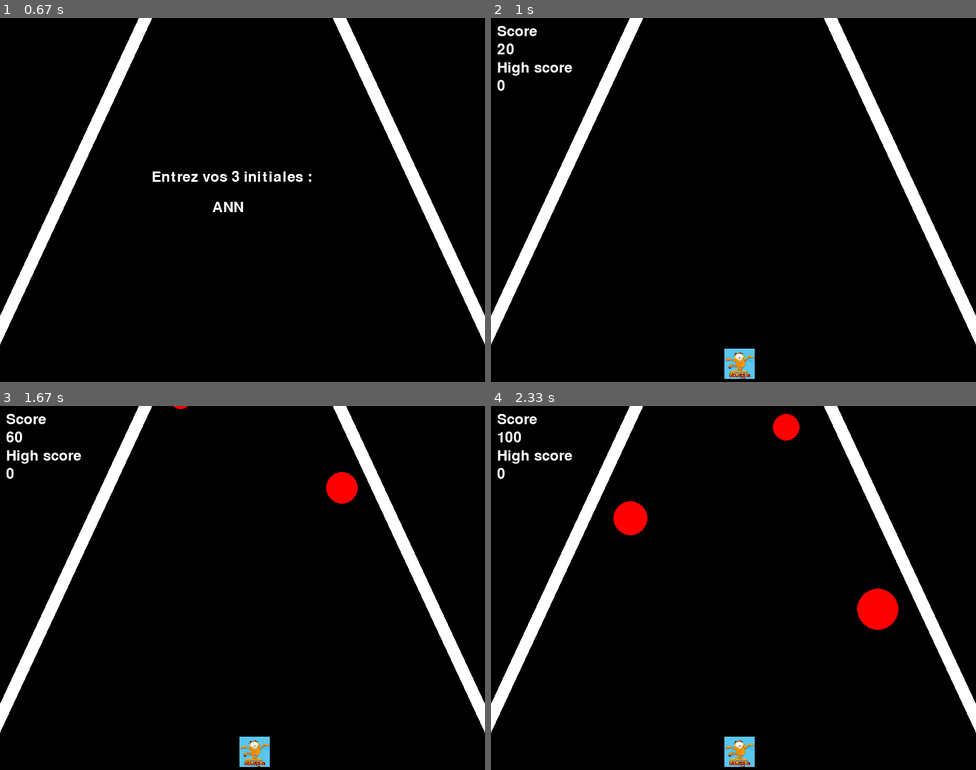
Above: before the commit, frames 1-4 (two rows, left to right).
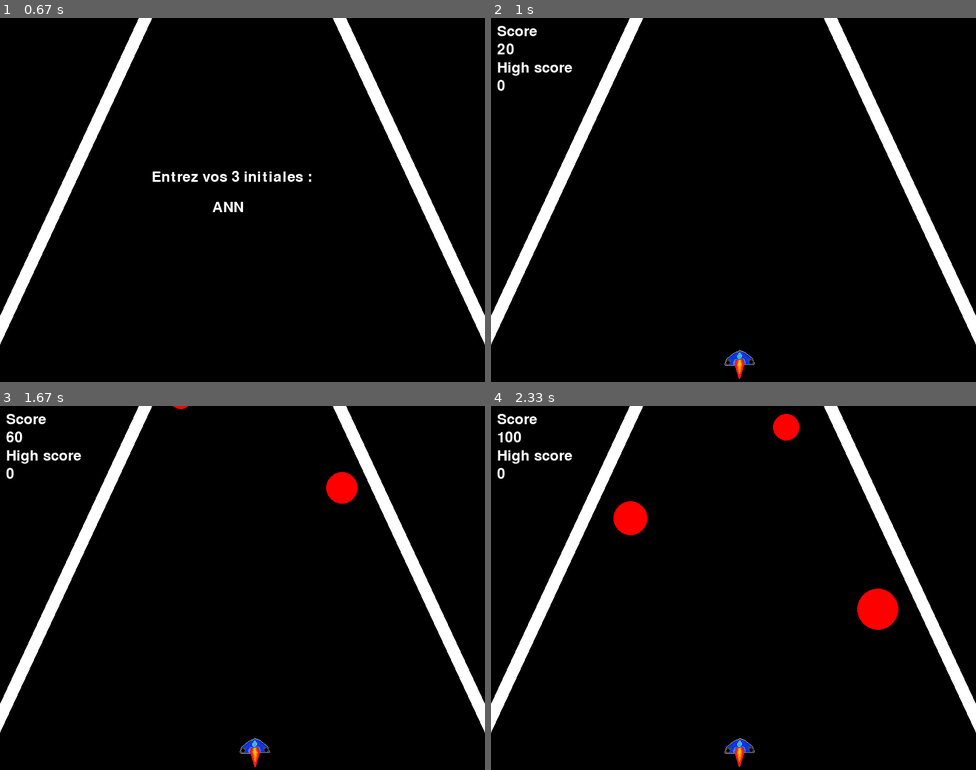
Above: after the commit, the same moments.

Repository: sugnaigiul/Pyserial-pygame_rhythm-game
Game: pygame game, started from src/main.py
Same seed, same stepped clock (60 frames per second), same inputs: the game is played once before the commit and once after it.
Inputs:
- Up to frame 1 (0.67 s): type "ann" at 0.33 s
- Up to frame 2 (1 s): tap Enter at 0.67 s; hold Right from 0.88 s (still down)
- Up to frame 3 (1.67 s): release Right at 1.35 s; hold Right from 1.43 s (still down)
- Up to frame 4 (2.33 s): release Right at 1.9 s; hold Left from 1.93 s (still down)

Frame 1 is identical in both runs. In frame 2, 0.5% of the frame differs, in the area x 48-55%, y 90-100%; in frame 3, 0.5%, in the area x 49-56%, y 90-100%; in frame 4, 0.5%.

Commit message:
update ship model and rotation

Diff:
--- a/src/player_data.csv
+++ b/src/player_data.csv
@@ -1,5 +1,9 @@
 TIM,7053,4
-FFF,1044,2
-GGG,395,2
-JJJ,4060,4
-HHH,6101,2
+FFF,2582,6
+GGG,5151,3
+JJJ,4060,7
+HHH,8666,4
+TTT,4188,2
+LLL,528,1
+OOO,406,1
+DDD,2706,1
--- a/src/ship.py
+++ b/src/ship.py
@@ -1,10 +1,11 @@
 import pygame
 
-# Classe Ship pour le vaisseau
 class Ship:
     def __init__(self):
-        self.image = pygame.image.load("./assets/ship.png")
-        self.image = pygame.transform.scale(self.image, (50, 50))
+        # Charge l'image de base du vaisseau
+        self.original_image = pygame.image.load("./assets/ship.png")
+        self.original_image = pygame.transform.scale(self.original_image, (50, 50))
+        self.image = self.original_image
         self.rect = self.image.get_rect(center=(400, 570))
 
     def move(self, direction):
@@ -13,5 +14,21 @@
         elif direction == "right" and self.rect.right <= 790:
             self.rect.move_ip(10, 0)
 
+        # Met à jour l'inclinaison en fonction de la position du vaisseau
+        self.update_tilt()
+
+    def update_tilt(self):
+        # Centre horizontal de l'écran
+        screen_center_x = 400
+        # Calcul de l'angle d'inclinaison en fonction de la distance par rapport au centre
+        max_angle = 40  # Angle maximum d'inclinaison
+        distance_from_center = self.rect.centerx - screen_center_x
+        angle = -(distance_from_center / screen_center_x) * max_angle
+
+        # Applique la rotation à l'image du vaisseau
+        self.image = pygame.transform.rotate(self.original_image, -angle)
+        # Met à jour le rectangle pour rester centré après la rotation
+        self.rect = self.image.get_rect(center=self.rect.center)
+
     def draw(self, surface):
         surface.blit(self.image, self.rect)
Binary file changed: src/assets/ship.png
